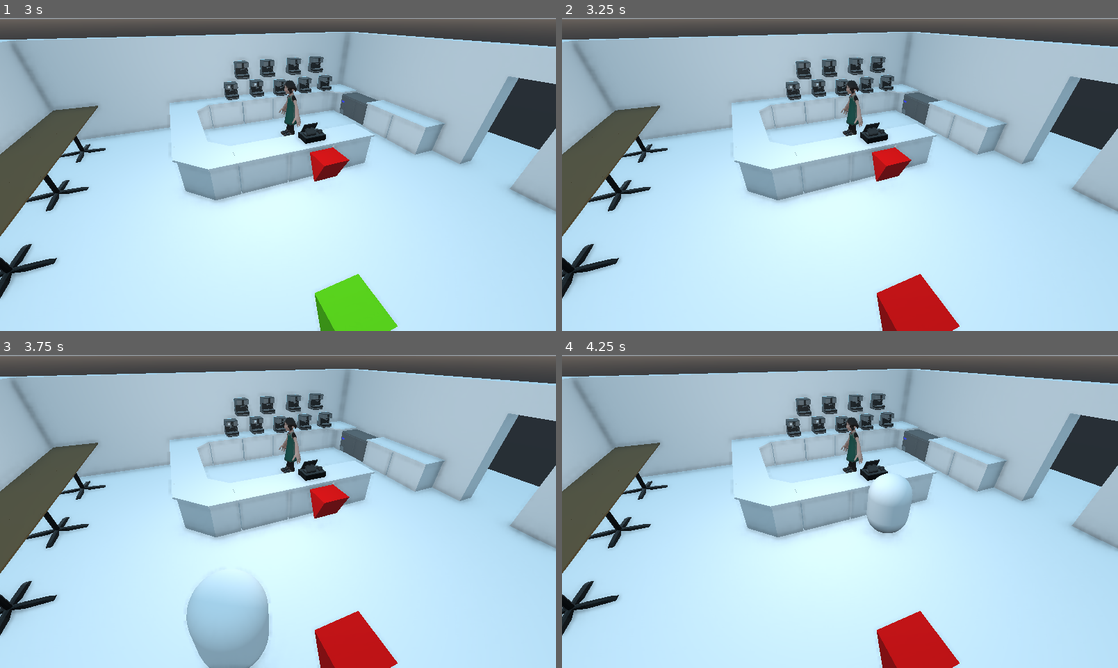
Above: before the commit, frames 1-4 (two rows, left to right).
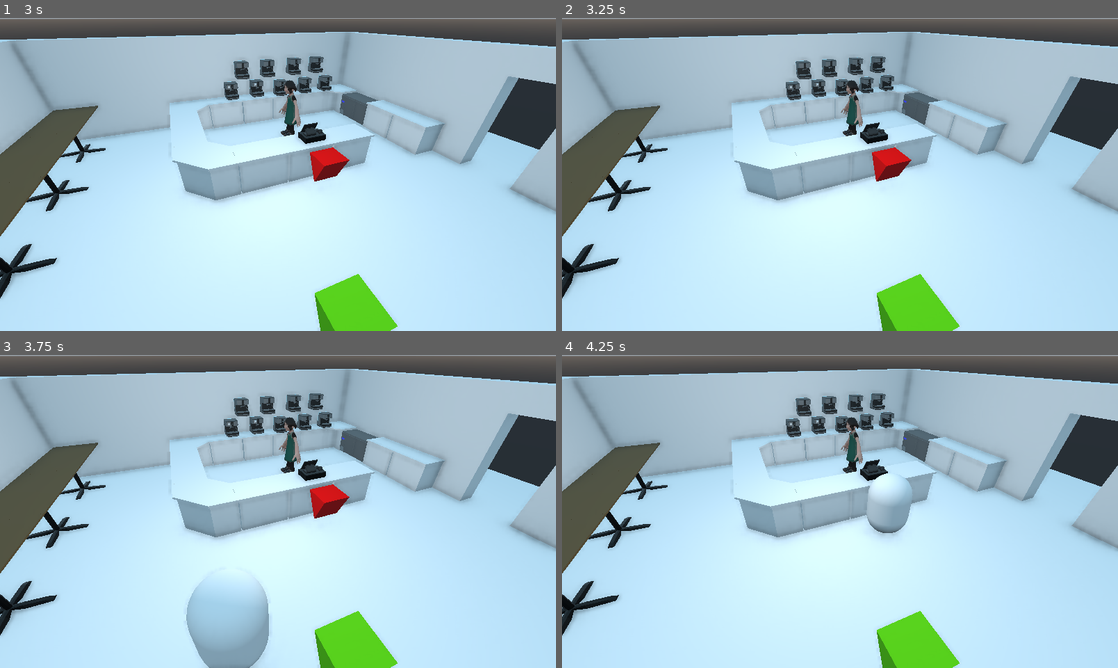
Above: after the commit, the same moments.

Repository: outfrost/ld49
Game: Godot game, scene res://level/CafeNavmesh.tscn
Same seed, same stepped clock (60 frames per second), same inputs: the game is played once before the commit and once after it. This scene is started directly instead of the project's main scene.
Inputs (mouse positions are in pixels of both pictures, inside the frame that each line leads up to):
- Up to frame 1 (3 s): tap Enter at 0.5, 2.75 s; move the mouse to (400, 158) at 0.52 s; tap Mouse wheel up (zoom_in) at 0.6, 2.1 s; click (400, 158) at 0.67 s; move the mouse to (166, 190) at 1.27 s; tap Mouse wheel down (zoom_out) at 1.35, 2.85 s; click (166, 190) at 1.42 s; tap Space at 2 s; move the mouse to (333, 105) at 2.02 s; click (333, 105) at 2.17 s; move the mouse to (250, 237) at 2.77 s; click (250, 237) at 2.92 s
- Up to frame 2 (3.25 s): no input
- Up to frame 3 (3.75 s): tap Space at 3.5 s; move the mouse to (444, 558) at 3.52 s; tap Mouse wheel up (zoom_in) at 3.6 s; click (444, 558) at 3.67 s
- Up to frame 4 (4.25 s): no input

Frame 1 is identical in both runs. In frame 2, 1.8% of the frame differs, in the area x 56-72%, y 81-100%; in frame 3, 1.8%; in frame 4, 1.8%.
Error in both runs: Invalid get index 'is_running' (on base: 'null instance'). (res://game/CameraPosition.gd:40)

Commit message:
Customer goes to the barista to deliver order

Diff:
--- a/game/customer/GenericCustomer.gd
+++ b/game/customer/GenericCustomer.gd
@@ -29,7 +29,7 @@
 
 signal started_walking
 signal started_idling
-
+signal despawning(node)
 var barista_took_order:bool = false
 
 #Maybe for some reason the characters are supposed to be locked on the y axis, so they don't climb stuff, not that they will or should
@@ -41,6 +41,8 @@
 var allocated_spot:Spatial = null
 
 func _get_and_allocate_spot(group_name:String)->Spatial:
+	if allocated_spot != null:
+		allocated_spot.leave()
 	var seats:Array = get_tree().get_nodes_in_group(group_name)
 	seats.shuffle()
 	for i in seats:
@@ -93,7 +95,7 @@
 func leave_and_go_away()->void:
 	if allocated_spot != null:
 		if allocated_spot.has_method("leave"):
-			target.leave() #current allocated seat
+			allocated_spot.leave() #current allocated seat
 
 	var exit_spots:Array = get_tree().get_nodes_in_group(spots_collection.spot_names[spots_collection.exit_spot])
 	var chosen_exit:Spatial = exit_spots[randi() % exit_spots.size()]
@@ -140,6 +142,7 @@
 				if target.is_in_group(spots_collection.spot_names[spots_collection.drinking_spot]):
 					current_state = states.waiting_to_order
 				if target.is_in_group("exit_spot"):
+					emit_signal("despawning", self)
 					call_deferred("queue_free")
 			states.waiting_to_order:
 				if max_waiting_timer.is_stopped():
--- a/game/customer/spawner/CustomerSpawner.gd
+++ b/game/customer/spawner/CustomerSpawner.gd
@@ -21,6 +21,9 @@
 
 var game_is_running = true #Otherwise shut down the spawning, can be replaced for a more direct access
 
+func customer_despawning(node:Spatial):
+	instanced_customers.erase(node)
+
 func spawn_customer():
 	if not spawning_spots.empty() and has_free_seats():
 		var spot = spawning_spots[randi() % spawning_spots.size()] #chooses random spawn spot based on the array
@@ -28,6 +31,8 @@
 		var customer = customer_packed.instance()
 		customer.global_transform.origin = spot.global_transform.origin
 		navigation_node.add_child(customer)
+		instanced_customers.append(customer)
+		customer.connect("despawning", self, "customer_despawning")
 		if randomize_time:
 			spawn_timer.wait_time = randi() % random_seconds
 	else:
@@ -38,10 +43,14 @@
 		spawn_customer()
 
 func has_free_seats()->bool:
+	var free_seats = false
 	for i in sitting_spots:
 		if not i.busy:
-			return true
-	return false
+			free_seats = true
+
+	if instanced_customers.size() >= waiting_spots.size():
+		free_seats = false
+	return free_seats
 
 #manage the need for customers based on free spots
 func _process(delta):
